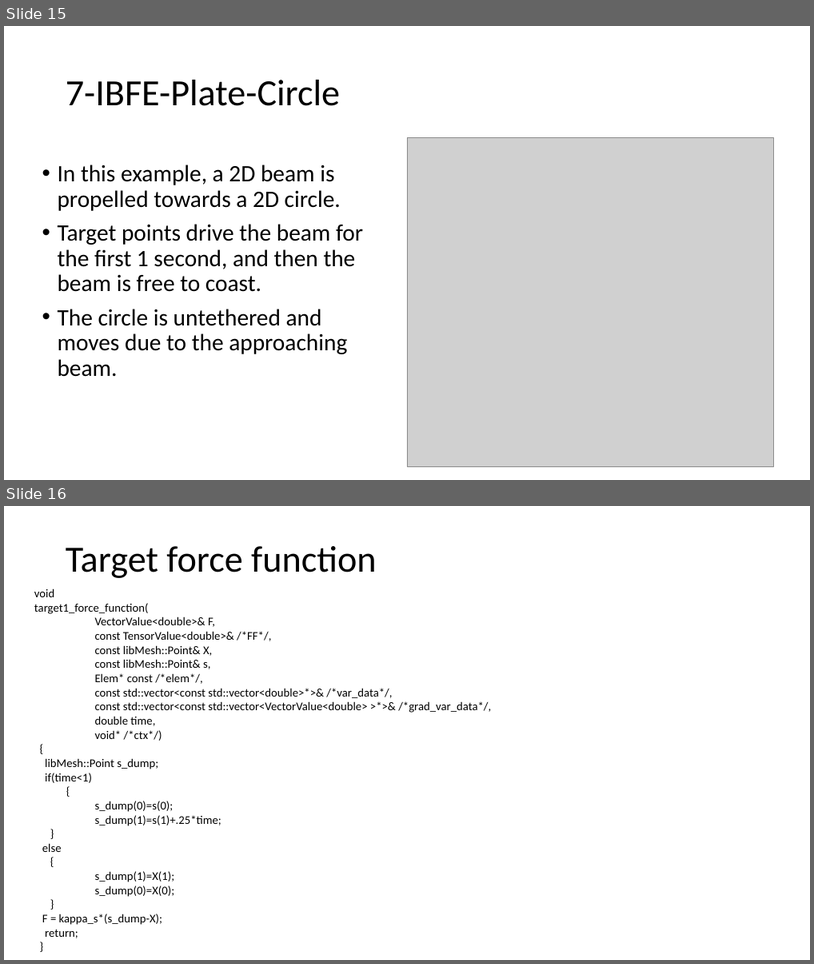
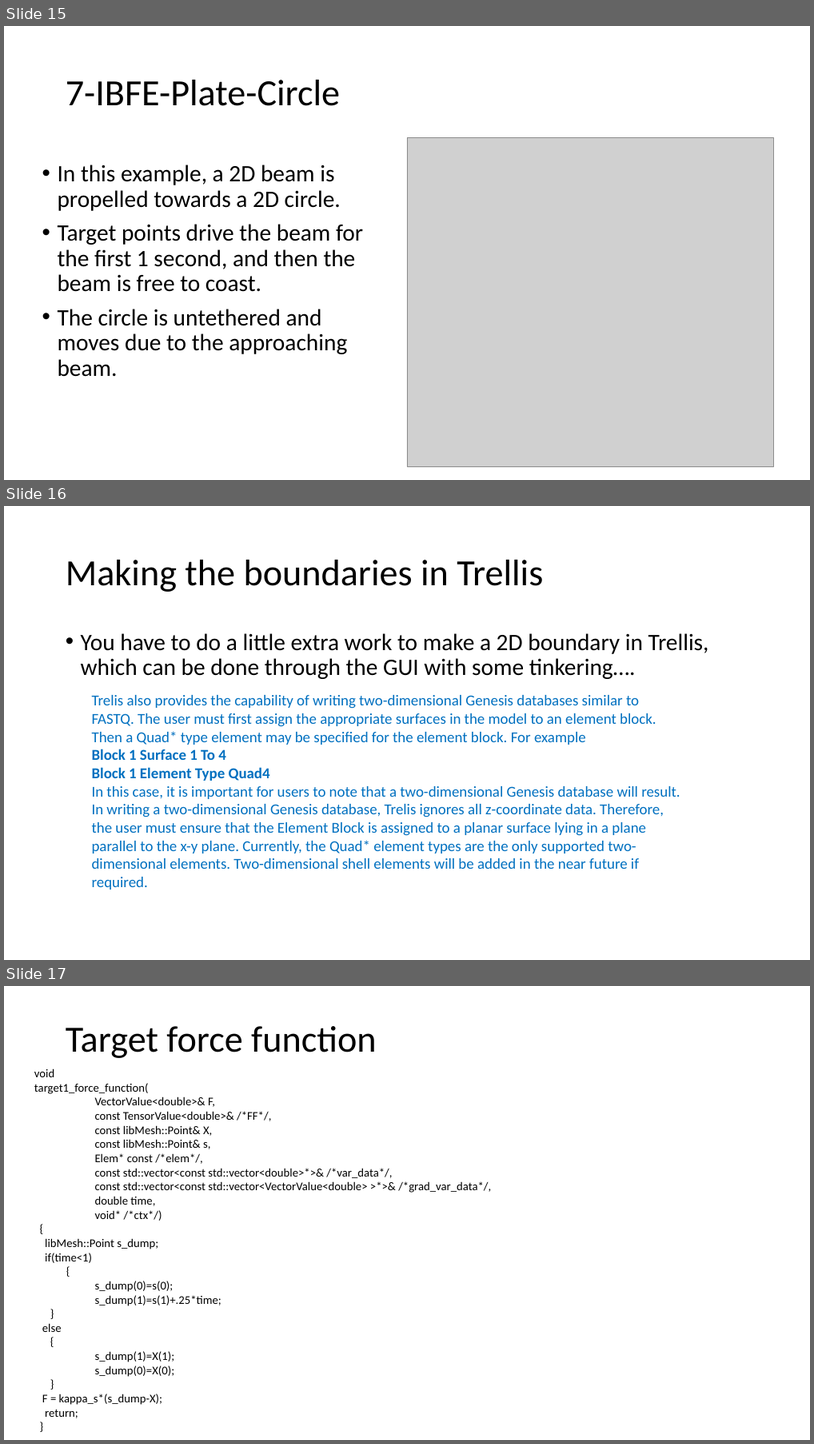
Before and after one commit to fairyflies9/IBAMR-Tutorials, a slide deck: IBFE Lectures/7-IBFE-Two Boundaries - Flapping wings and beam hits circle.pptx. Shown one above the other, each under a label of ours: slides 15 and 16 before the commit, slides 15, 16 and 17 after it. The pictures are 814x964 and 814x1444 pixels, drawn with LibreOffice and Linux fonts; fonts in the diff are those of the drawing; grey boxes stand for pictures. Boxes give left, top, right and bottom in pixels: in the first picture for what was removed or moved away, otherwise in the second. Text is boxed around its words. In the diff, an @@ line names an element or a change of style, - is before the commit and + after.

Commit message:
Update 7-IBFE-Two Boundaries - Flapping wings and beam hits circle.pptx
additional slide

```diff
--- a/IBFE Lectures/7-IBFE-Two Boundaries - Flapping wings and beam hits circle.pptx
+++ b/IBFE Lectures/7-IBFE-Two Boundaries - Flapping wings and beam hits circle.pptx
@@ slide 16 added at [4,506,810,960], background #FFFFFF @@
@@ title added at [66,560,543,592], 44 pt, text #000000 @@
+Making the boundaries in Trellis
@@ text added at [81,633,710,679], 28 pt, text #000000 @@
+• You have to do a little extra work to make a 2D boundary in Trellis, which can be done through the GUI with some tinkering….
@@ text added at [92,695,680,889], 18 pt, text #0070C0 @@
+Trelis also provides the capability of writing two-dimensional Genesis databases similar to FASTQ. The user must first assign the appropriate surfaces in the model to an element block. Then a Quad* type element may be specified for the element block. For example
+Block 1 Surface 1 To 4
+Block 1 Element Type Quad4
+In this case, it is important for users to note that a two-dimensional Genesis database will result. In writing a two-dimensional Genesis database, Trelis ignores all z-coordinate data. Therefore, the user must ensure that the Element Block is assigned to a planar surface lying in a plane parallel to the x-y plane. Currently, the Quad* element types are the only supported two-dimensional elements. Two-dimensional shell elements will be added in the near future if required.
@@ what was slide 16 is now slide 17 @@
```
